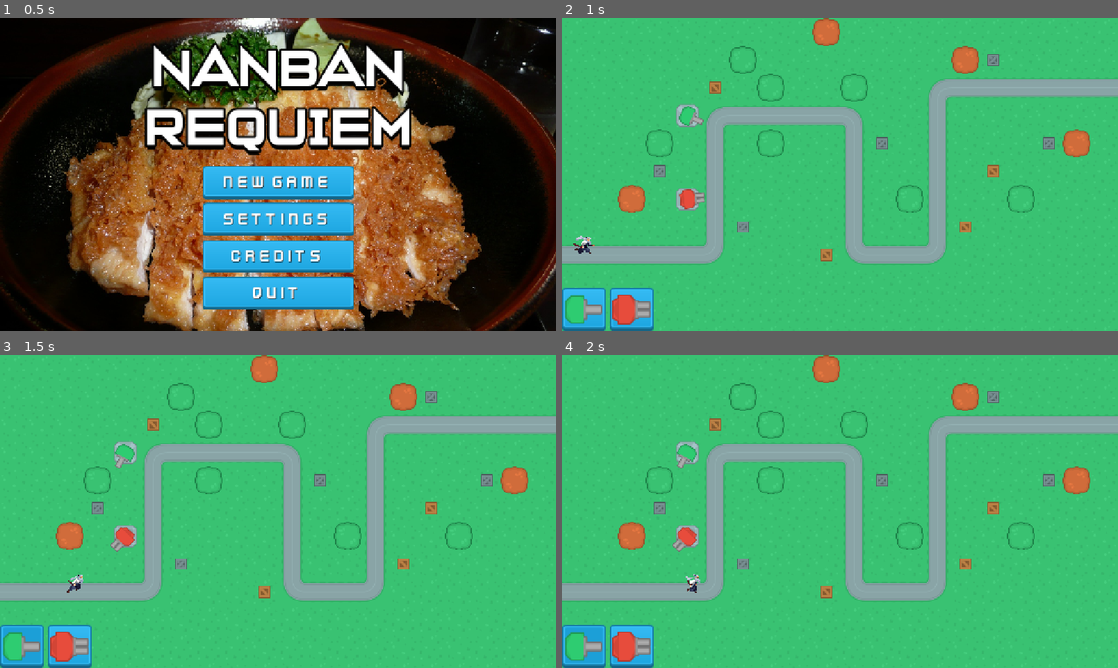
Above: before the commit, frames 1-4 (two rows, left to right).
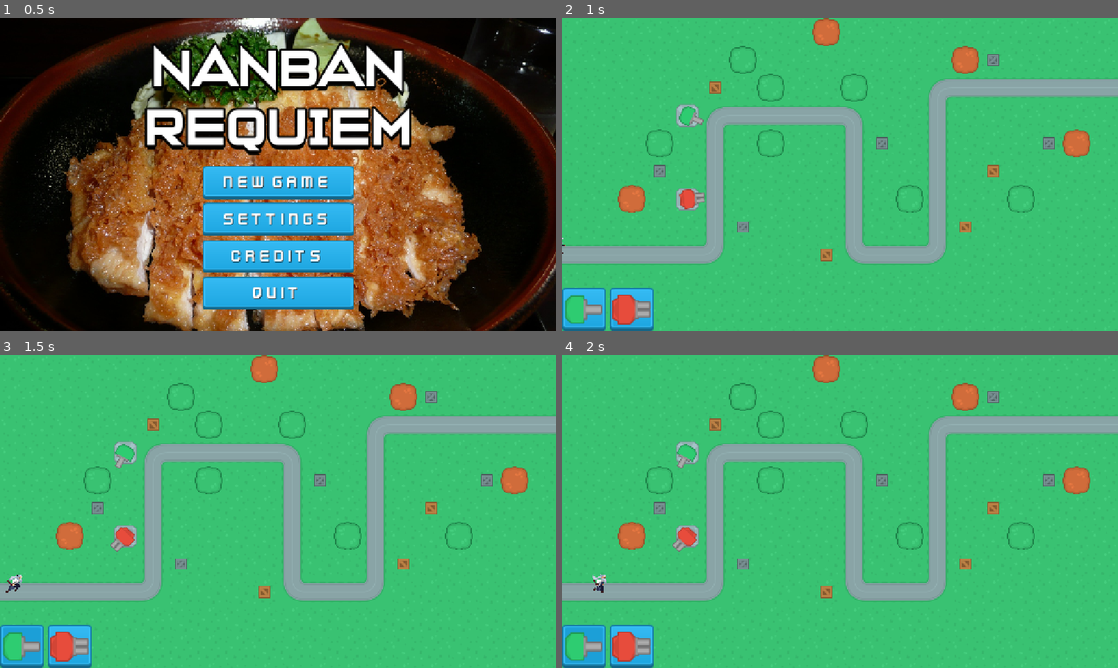
Above: after the commit, the same moments.

Repository: lukeai-tan/nanban-requiem-orbital
Game: Godot game, scene res://SceneHandler.tscn
The game is run twice, just before and just after one commit, with the same random seed, the same clock (stepped at 60 frames per second) and the same inputs.
Inputs (mouse positions are in pixels of both pictures, inside the frame that each line leads up to):
- Up to frame 1 (0.5 s): no input
- Up to frame 2 (1 s): click "New Game" at 0.5 s
- Up to frame 3 (1.5 s): click (22, 646) at 1.25 s
- Up to frame 4 (2 s): no input

Frame 1 is identical in both runs. In frame 2, 0.1% of the frame differs, in the area x 0-6%, y 69-76%; in frame 3, 0.2%, in the area x 1-15%, y 70-76%; in frame 4, 0.2%.

Commit message:
minor changes to enemy movement speed

Diff:
--- a/Scenes/Maps/Map1.tscn
+++ b/Scenes/Maps/Map1.tscn
@@ -50,4 +50,4 @@
 scale = Vector2(1.5, 1.5)
 
 [node name="Projectile" parent="." instance=ExtResource("6_g86u4")]
-position = Vector2(224, 408)
+position = Vector2(24, 472)
--- a/Scenes/Maps/PathFollowing.gd
+++ b/Scenes/Maps/PathFollowing.gd
@@ -1,6 +1,6 @@
 extends PathFollow2D
 
-@export var speed: float = 250.0
+@export var speed: float = 100.0
 var last_position: Vector2
 
 func _ready():
